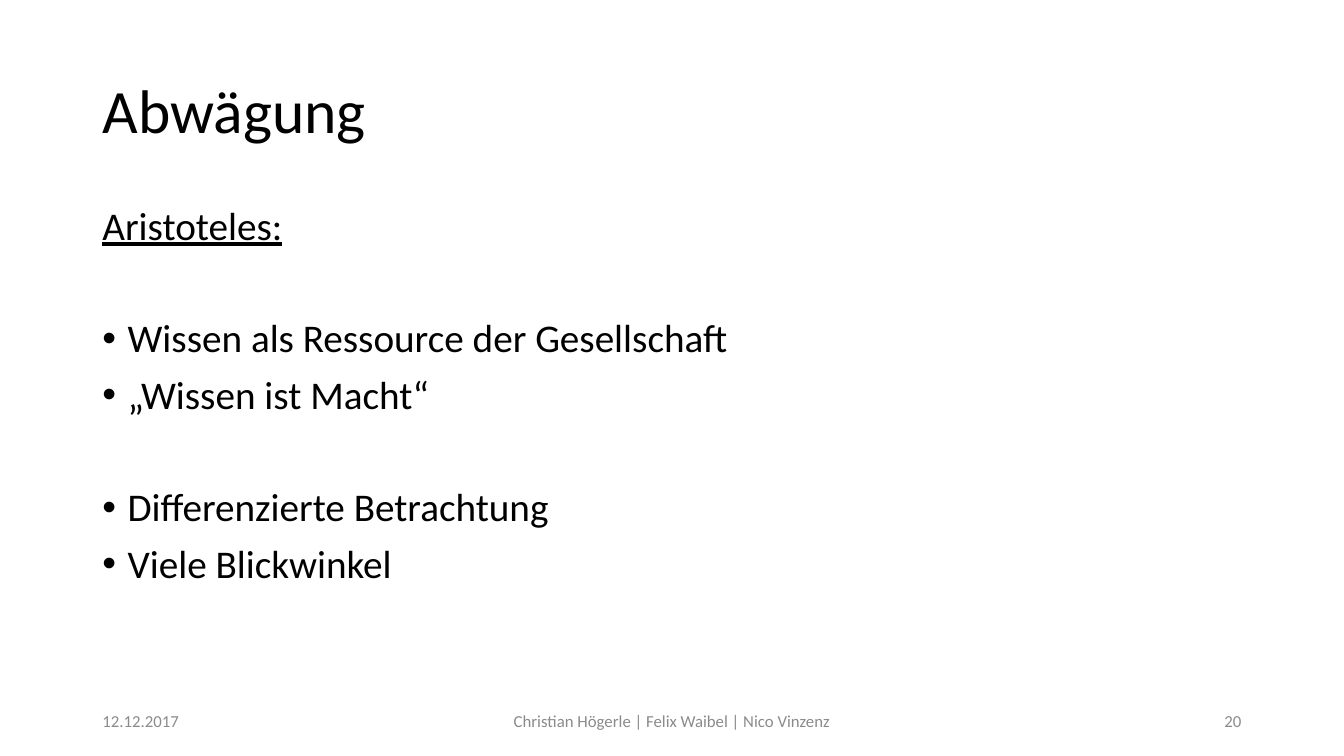
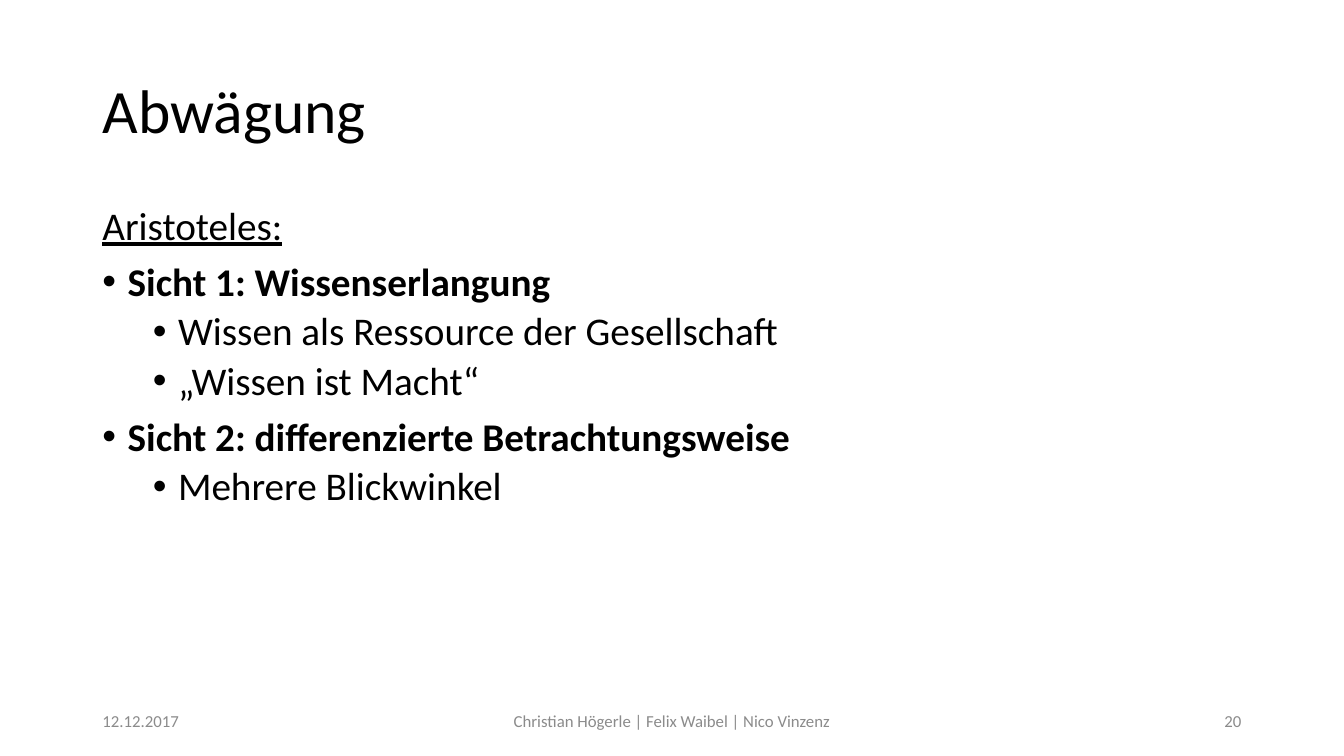
Before and after one commit to Fewa93/Berufsethik, a slide deck: slide 20 of Präsentation/Berufsethik.pptx. Drawn at 1344x756 pixels with LibreOffice and Linux fonts; fonts in the diff are those of the drawing. Boxes give left, top, right and bottom in pixels: in the first picture for what was removed or moved away, otherwise in the second. Text is boxed around its words. In the diff, an @@ line names an element or a change of style, - is before the commit and + after.

```diff
--- a/Präsentation/Berufsethik.pptx
+++ b/Präsentation/Berufsethik.pptx
@@ text at (x1=128, y1=268, x2=550, y2=303): paragraph added @@
+• Sicht 1: Wissenserlangung
@@ text at (x1=178, y1=317, x2=778, y2=401): list level 1 to 2 in "Wissen als Ressource der Gesellschaft"; list level 1 to 2 in "„Wissen ist Macht“" @@
@@ text at (x1=128, y1=423, x2=790, y2=501): text changed; bold on @@
-• Differenzierte Betrachtung
-• Viele Blickwinkel
+• Sicht 2: differenzierte Betrachtungsweise
+  • Mehrere Blickwinkel
```
Also in this commit, not shown: 6 other slides changed.
